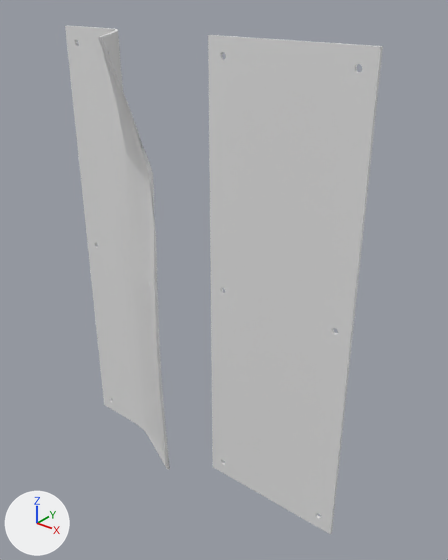
Two versions of the Blender file Blender Files/Plates.blend, one commit apart.
Before and after are seen from a 50 mm camera at (0.896, -1.369, 0.886) aimed at (-0.196, -0.005, 0.04). The lights are fixed; the arrows at lower left show +X, +Y and +Z.

Names of what the first picture shows: 'Plate', 'PlateBent'.
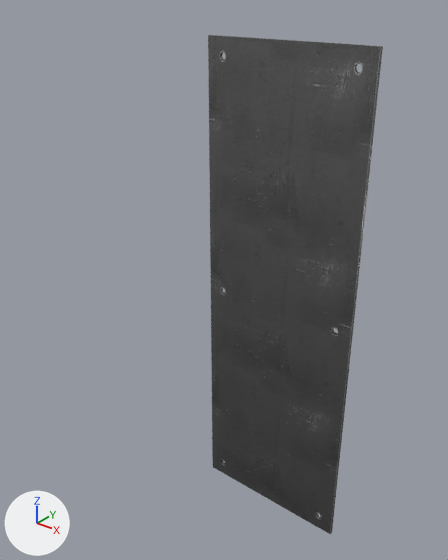
What changed in the scene script:
```text
Add img_platestraight_material_roughness_png:
    img_platestraight_material_roughness_png = load_image('PlateStraight_Material_Roughness.png', 'assets/materials/Metallic Grate Texture/PlateStraight_Material_Roughness.png', 1024, 1024, 'Non-Color')
Add img_platestraight_material_metallic_png:
    img_platestraight_material_metallic_png = load_image('PlateStraight_Material_Metallic.png', 'assets/materials/Metallic Grate Texture/PlateStraight_Material_Metallic.png', 1024, 1024, 'Non-Color')
Add img_platestraight_material_normal_png:
    img_platestraight_material_normal_png = load_image('PlateStraight_Material_Normal.png', 'assets/materials/Metallic Grate Texture/PlateStraight_Material_Normal.png', 1024, 1024, 'Non-Color')
Add img_platestraight_material_basecolor_png:
    img_platestraight_material_basecolor_png = load_image('PlateStraight_Material_BaseColor.png', 'assets/materials/Metallic Grate Texture/PlateStraight_Material_BaseColor.png', 1024, 1024, 'sRGB')
Add mat_metalplatestraight:
    mat_metalplatestraight = bpy.data.materials.new('MetalPlateStraight')
    # uses the picture img_platestraight_material_basecolor_png
    # uses the picture img_platestraight_material_metallic_png
    # uses the picture img_platestraight_material_normal_png
    # uses the picture img_platestraight_material_roughness_png
Change me_cube:
    where me_cube.from_pydata(...)  # 152 vertices, 84 faces; spans x -1.0..1.0, y -1.0..1.0, z -1.0..1.0
    remove me_cube.materials.append(mat_material)  # white #e7e7e7
    add me_cube.materials.append(mat_metalplatestraight)
Change me_cube_002:
    where me_cube_002.from_pydata(...)  # 199 vertices, 208 faces; spans x -1.0..0.9, y -46.2..1.0, z -1.0..1.0
    remove me_cube_002.materials.append(mat_material)  # white #e7e7e7
    add me_cube_002.materials.append(mat_metalplatestraight)
Change ob_platebent:
    add ob_platebent.hide_set(True)
```

What differs and where, as boxes [x1, y1, x2, y2] in the pictures (448 x 560 px):
'Plate', recoloured: [208, 35, 383, 534] in both
'PlateBent', hidden: before [65, 25, 170, 470]
